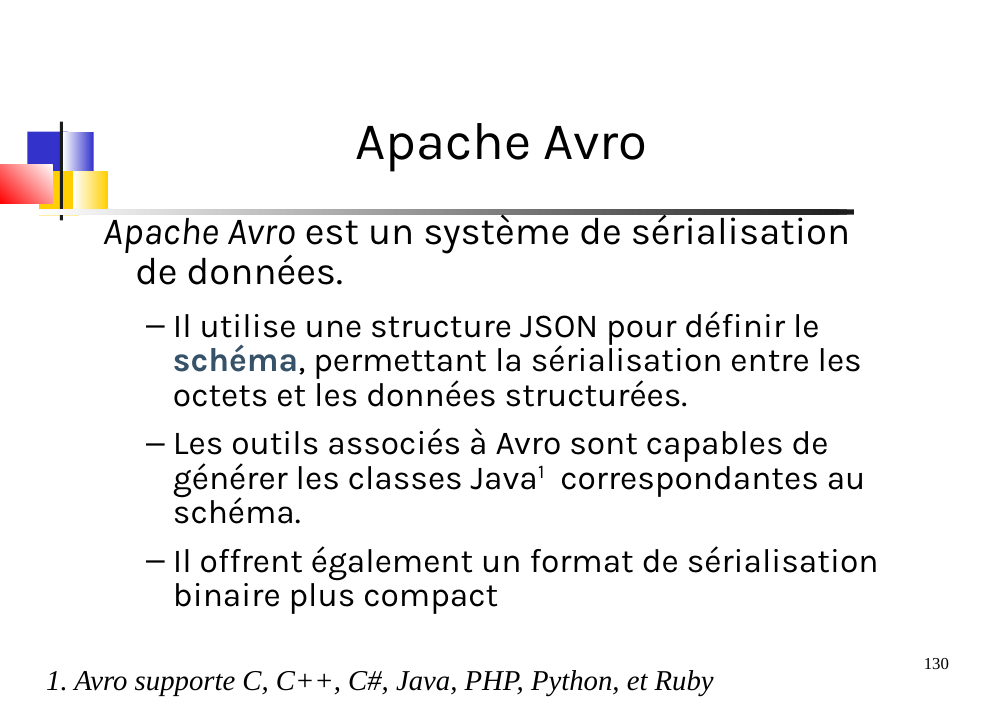
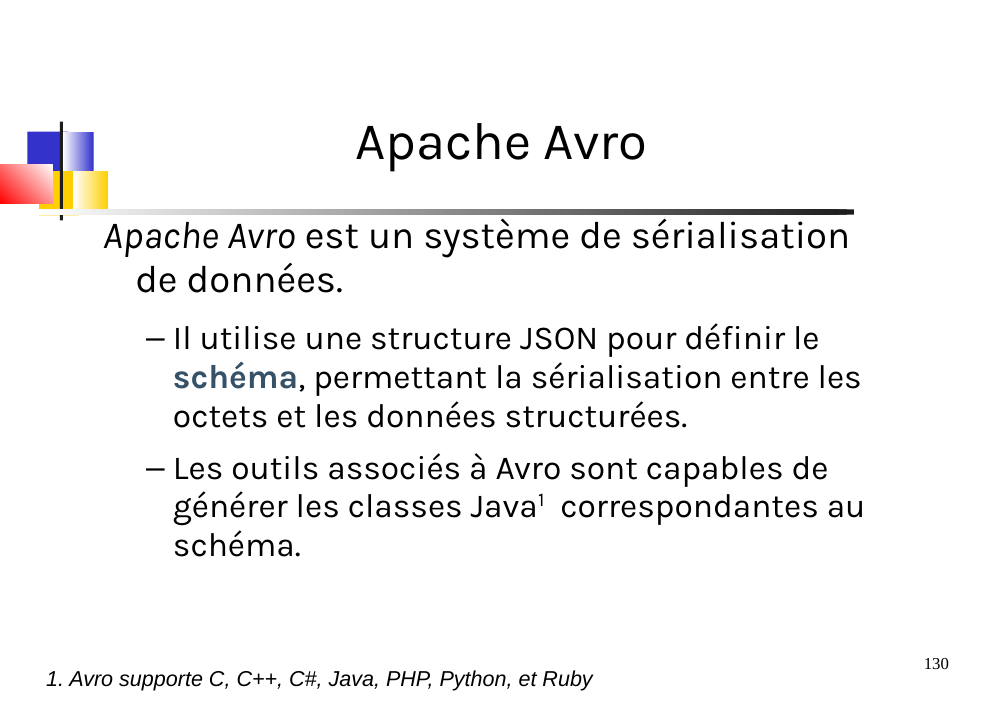
Before and after one commit to dthibau/kafka, a slide deck: slide 130 of KafkaAdmin.odp. Drawn at 1008x713 pixels with LibreOffice and Linux fonts; fonts in the diff are those of the drawing. Boxes give left, top, right and bottom in pixels: in the first picture for what was removed or moved away, otherwise in the second. Text is boxed around its words. In the diff, an @@ line names an element or a change of style, - is before the commit and + after.

```diff
--- a/KafkaAdmin.odp
+++ b/KafkaAdmin.odp
@@ text "Apache Avro est un système ..." at <box>103,214,866,557</box>: line spacing 0.86 to 0.96 @@
@@ text at <box>173,546,879,614</box>: paragraph removed @@
-  – Il offrent également un format de sérialisation binaire plus compact
@@ text "1. Avro supporte C, C++, ..." at <box>46,670,592,691</box>: size 24 to 18 pt, font Times New Roman to Arial; line spacing 0.95 to 1 @@
```
Also in this commit, not shown: 5 other slides changed, 5 slides added, 7 other files.
